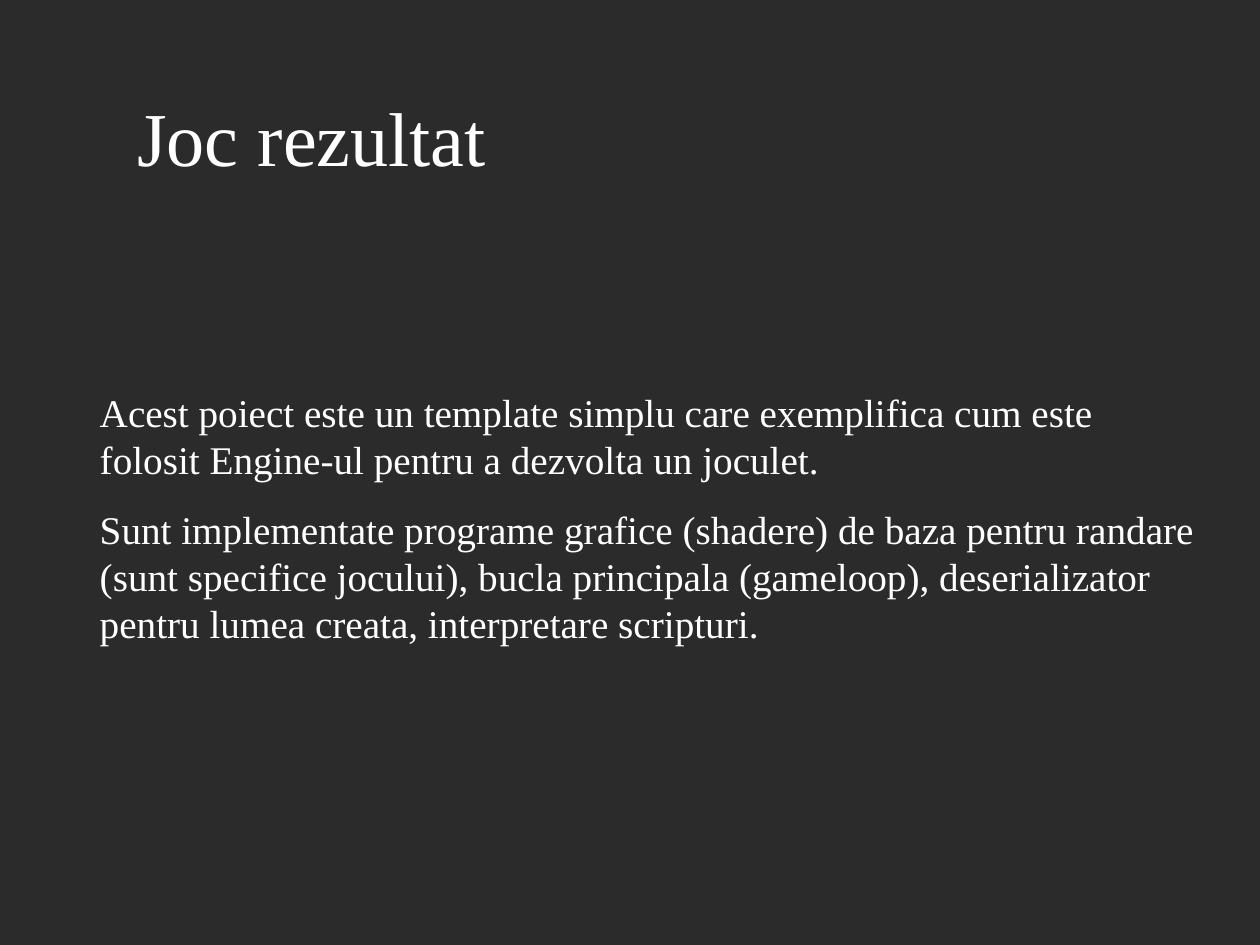
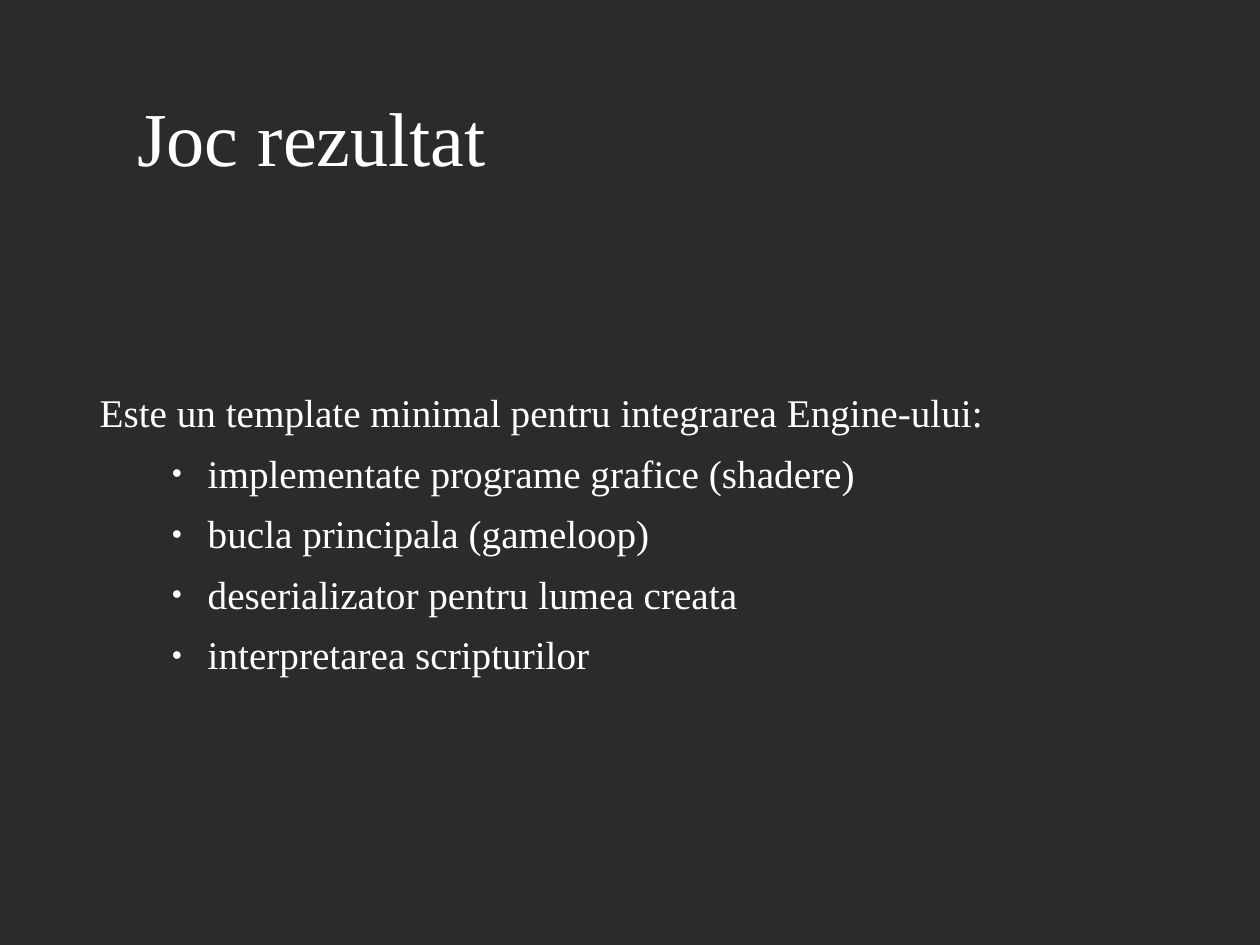
Before and after one commit to AlexandruScutaru/Licenta2019AlexandruOvidiuScutaru, a slide deck: slide 13 of GameEngine3D_prezentare.odp (slide 26 before the commit). Drawn at 1260x945 pixels with LibreOffice and Linux fonts; fonts in the diff are those of the drawing; background and template pictures are left out; a plain dark background stands for a picture behind light text. Boxes give left, top, right and bottom in pixels: in the first picture for what was removed or moved away, otherwise in the second. Text is boxed around its words. In the diff, an @@ line names an element or a change of style, - is before the commit and + after.

```diff
--- a/GameEngine3D_prezentare.odp
+++ b/GameEngine3D_prezentare.odp
@@ text at [100,399,983,677]: text changed @@
-Acest poiect este un template simplu care exemplifica cum este folosit Engine-ul pentru a dezvolta un joculet.
-Sunt implementate programe grafice (shadere) de baza pentru randare (sunt specifice jocului), bucla principala (gameloop), deserializator pentru lumea creata, interpretare scripturi.
+Este un template minimal pentru integrarea Engine-ului:
+    ● implementate programe grafice (shadere)
+    ● bucla principala (gameloop)
+    ● deserializator pentru lumea creata
+    ● interpretarea scripturilor
```
Also in this commit, not shown: 3 other slides changed, 12 slides added, 22 slides removed.
